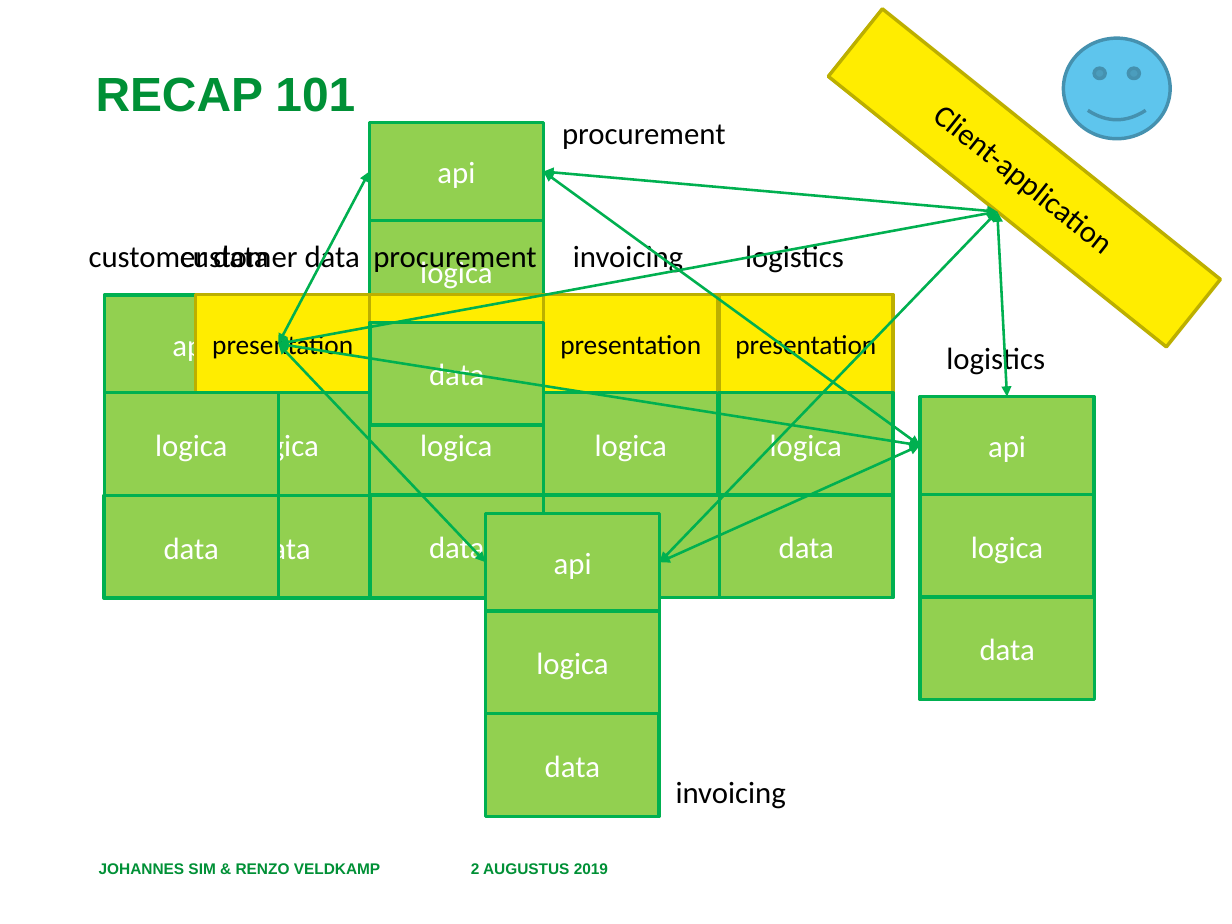
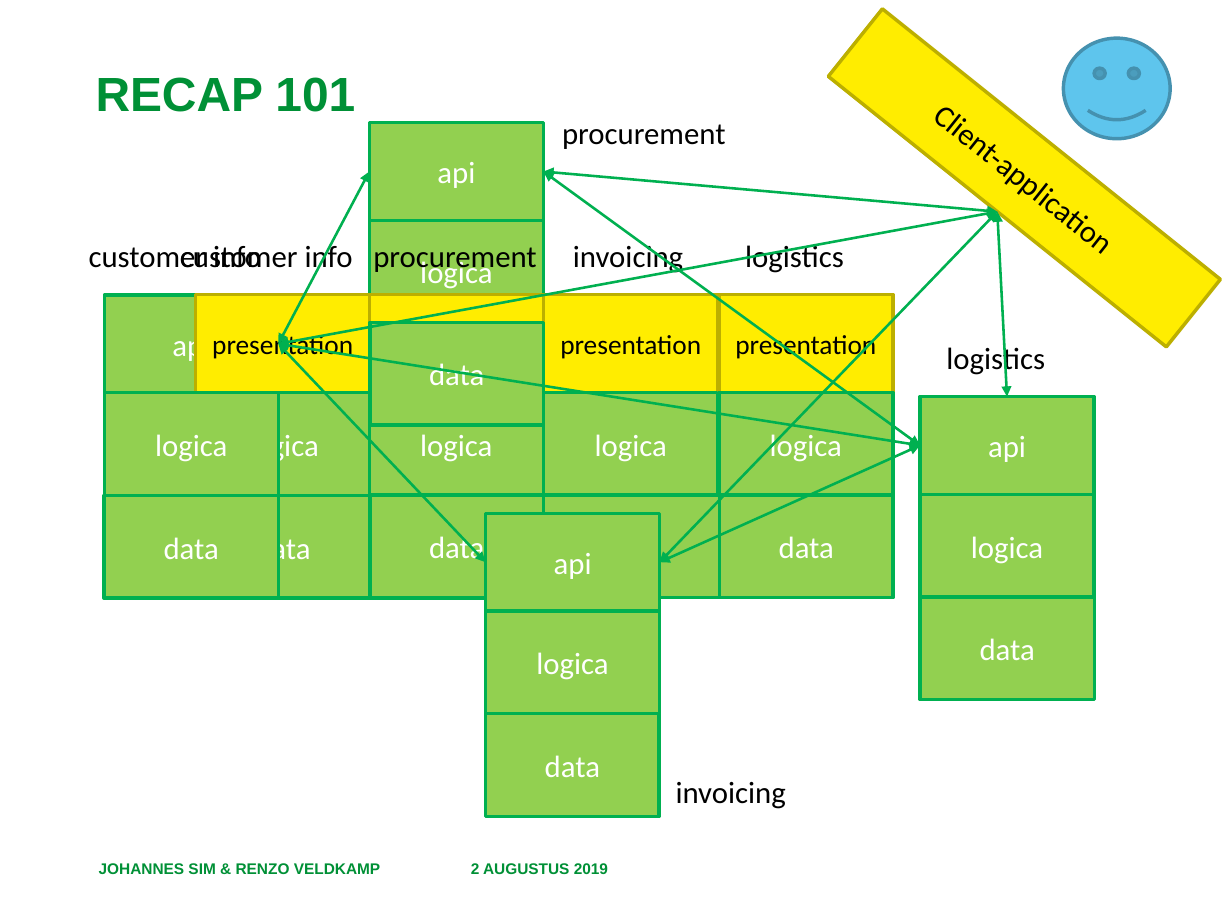
Before and after one commit to RenzoVeldkamp/MicroContainer, a slide deck: slide 3 of Presentatie/Microservices 102 20190802.pptx. Drawn at 1232x924 pixels with LibreOffice and Linux fonts; fonts in the diff are those of the drawing; background and template pictures are left out. Boxes give left, top, right and bottom in pixels: in the first picture for what was removed or moved away, otherwise in the second. Text is boxed around its words. In the diff, an @@ line names an element or a change of style, - is before the commit and + after.

```diff
--- a/Presentatie/Microservices 102 20190802.pptx
+++ b/Presentatie/Microservices 102 20190802.pptx
@@ text at (89,241,353,275): text changed @@
-customer data
+customer info
@@ text at (180,246,298,268): text changed @@
-customer data
+customer info
```
Also in this commit, not shown: 2 other slides changed, 6 other files.
